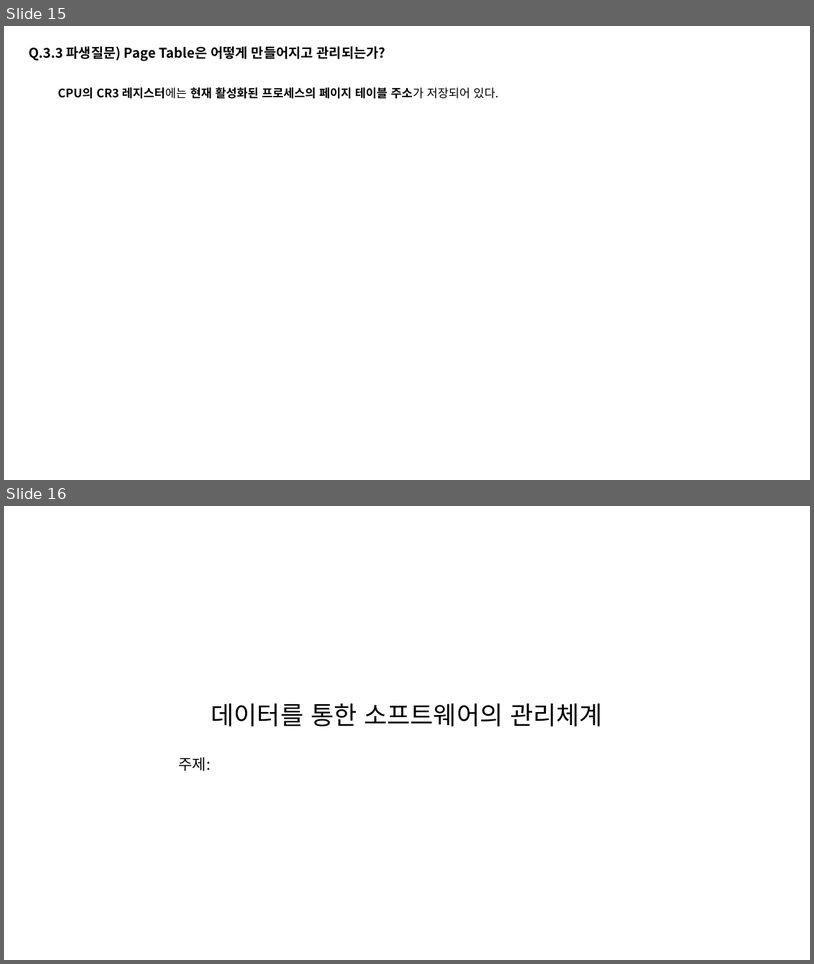
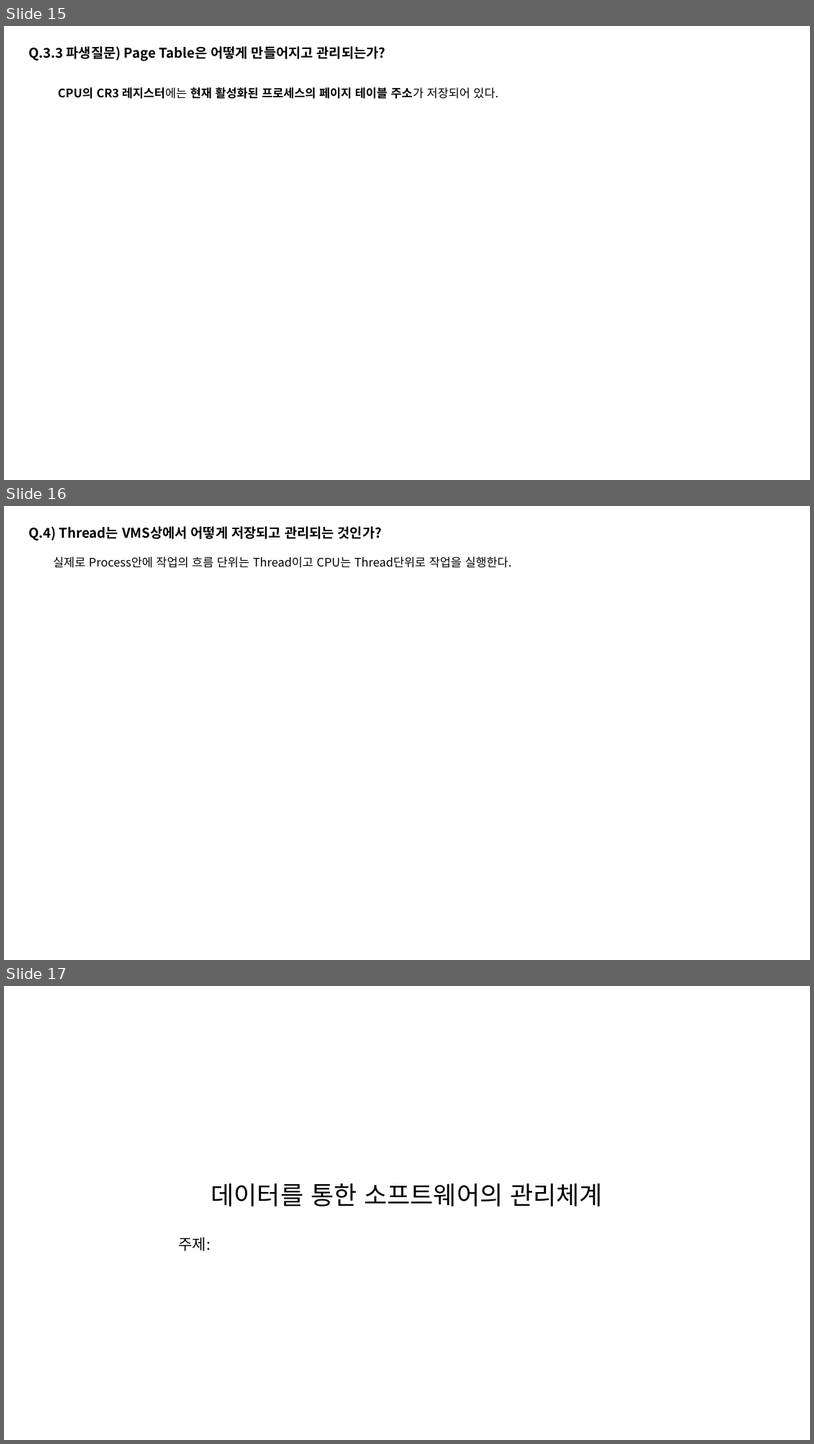
Before and after one commit to taehyuklee/C-CppStudy, a slide deck: CSwithC/CS-explanation.pptx. Shown one above the other, each under a label of ours: slides 15 and 16 before the commit, slides 15, 16 and 17 after it. The pictures are 814x964 and 814x1444 pixels, drawn with LibreOffice and Linux fonts; fonts in the diff are those of the drawing. Boxes give left, top, right and bottom in pixels: in the first picture for what was removed or moved away, otherwise in the second. Text is boxed around its words. In the diff, an @@ line names an element or a change of style, - is before the commit and + after.

```diff
--- a/CSwithC/CS-explanation.pptx
+++ b/CSwithC/CS-explanation.pptx
@@ slide 16 added at [4, 506, 810, 960], background #FFFFFF @@
@@ text added at [28, 526, 382, 541], 16 pt, text #000000, bold @@
+Q.4) Thread는 VMS상에서 어떻게 저장되고 관리되는 것인가?
@@ text added at [53, 556, 512, 568], 14 pt, text #000000 @@
+실제로 Process안에 작업의 흐름 단위는 Thread이고 CPU는 Thread단위로 작업을 실행한다.
@@ what was slide 16 is now slide 17 @@
```
